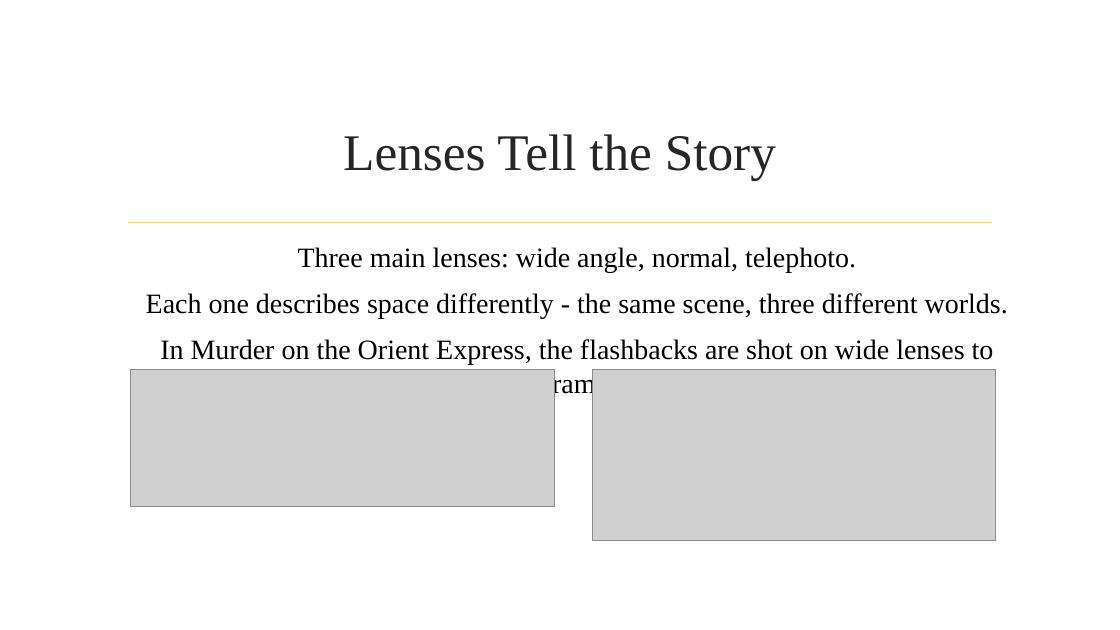
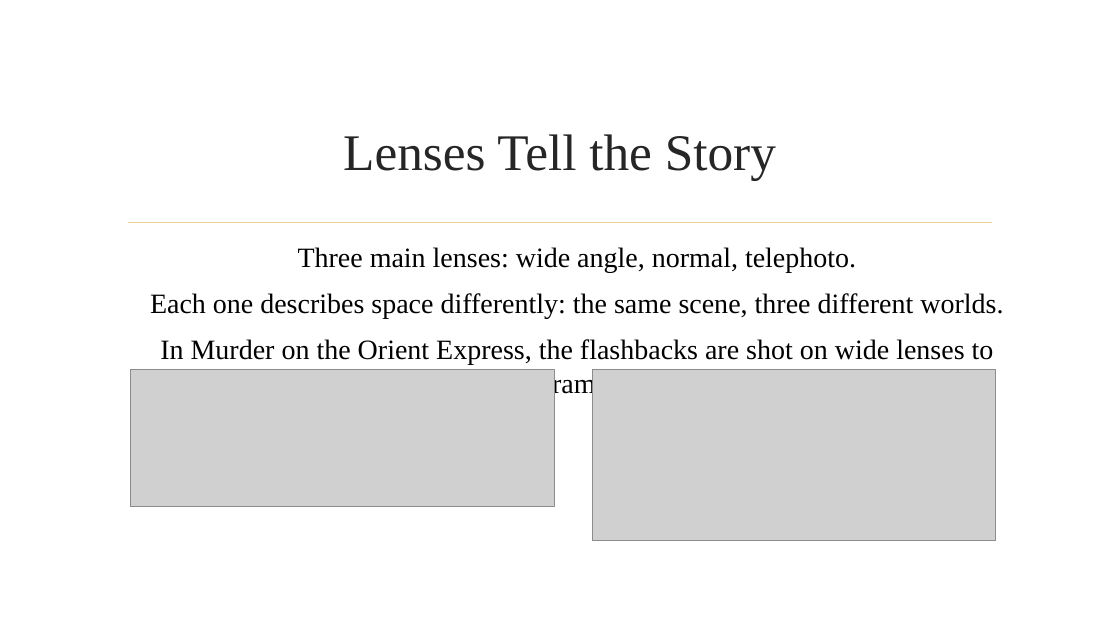
Before and after one commit to dcoes/Classes, a slide deck: slide 23 of Storyboarding/NewLectures/06_Perspective_REVISED.pptx. Drawn at 1120x630 pixels with LibreOffice and Linux fonts; fonts in the diff are those of the drawing; grey boxes stand for pictures; background and template pictures are left out. Boxes give left, top, right and bottom in pixels: in the first picture for what was removed or moved away, otherwise in the second. Text is boxed around its words. In the diff, an @@ line names an element or a change of style, - is before the commit and + after.

```diff
--- a/Storyboarding/NewLectures/06_Perspective_REVISED.pptx
+++ b/Storyboarding/NewLectures/06_Perspective_REVISED.pptx
@@ text at bbox=[150, 293, 1003, 318]: text changed @@
-Each one describes space differently - the same scene, three different worlds.
+Each one describes space differently: the same scene, three different worlds.
```
Also in this commit, not shown: 15 other slides changed, 21 other files.
